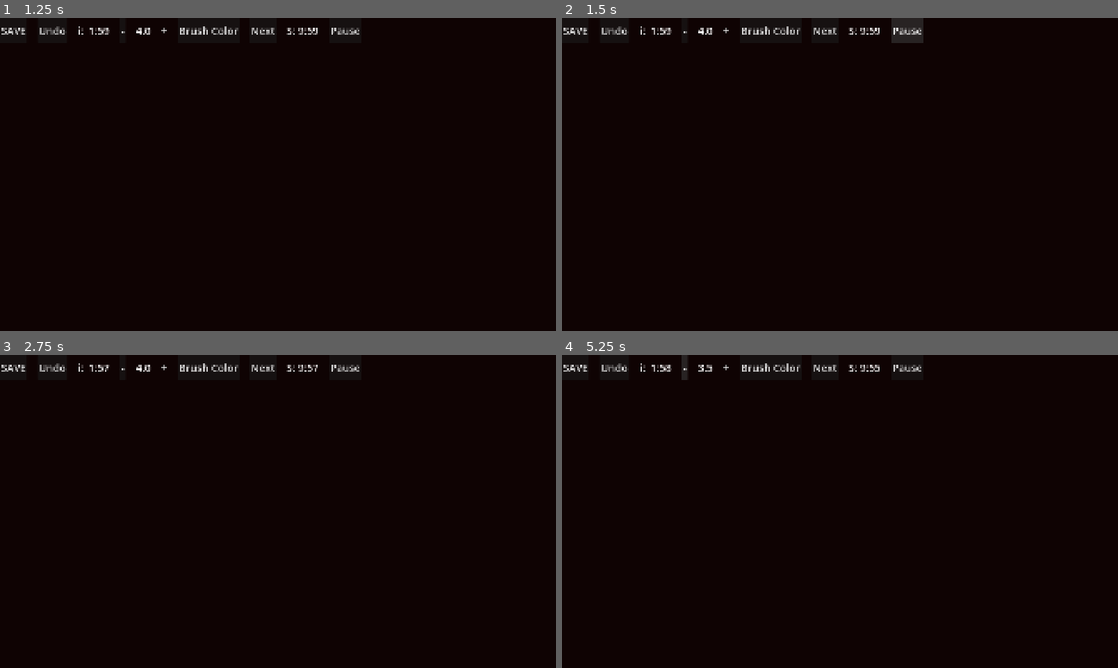
Above: before the commit, frames 1-4 (two rows, left to right).
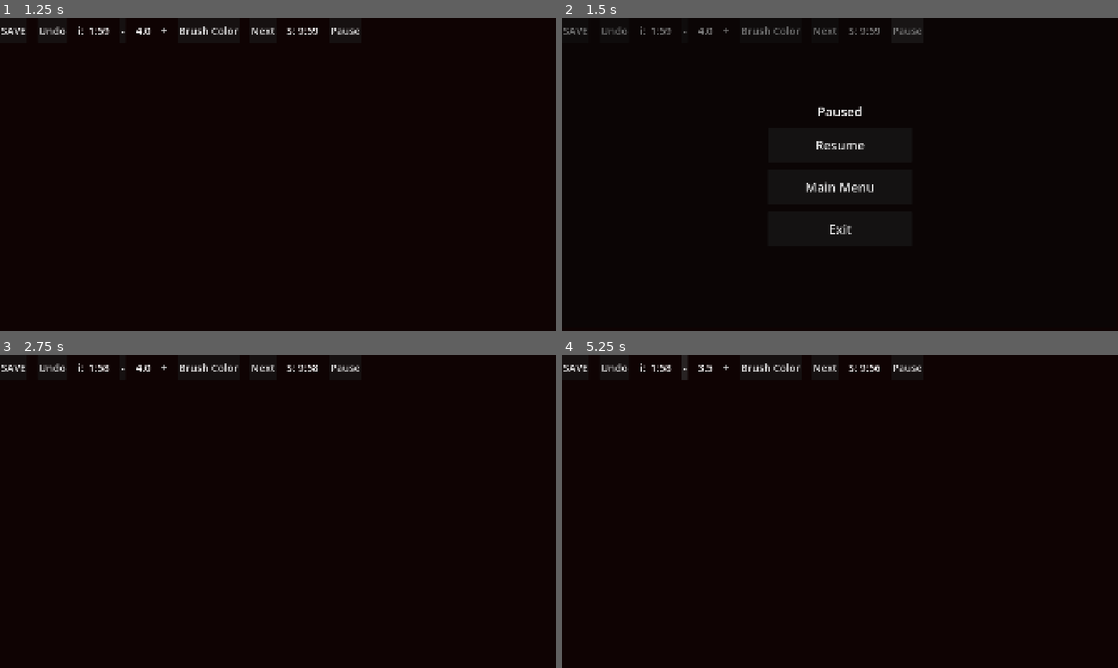
Above: after the commit, the same moments.

Repository: lovetocode/stylusTheft
Game: Godot game, scene res://main.tscn
Two runs of this game, one before a commit and one after it. Both use one fixed random seed, a clock stepped at 60 frames per second and the inputs below. The engine's default icon, where the game draws it, is replaced by a stand-in: a white triangle on a blue panel in a dark square.
Inputs (mouse positions are in pixels of both pictures, inside the frame that each line leads up to):
- Up to frame 1 (1.25 s): click "Start" at 0.5 s
- Up to frame 2 (1.5 s): click "Pause" at 1.25 s
- Up to frame 3 (2.75 s): click (278, 483) at 2 s, where only the run after the commit has a clickable "Resume"
- Up to frame 4 (5.25 s): click "Next" at 2.75 s; click "Next" at 3.5 s; click "Undo" at 4.25 s; click "-" at 5 s

Frame 1 is identical in both runs. In frame 2, 1.2% of the frame differs, in the area x 0-65%, y 2-70%; in frame 3, less than 0.1%; in frame 4, less than 0.1%.

Commit message:
finished pause menu

Diff:
--- /dev/null
+++ b/stylus-theft/Scripts/pause_menu.gd
@@ -0,0 +1,32 @@
+extends CanvasLayer
+
+@onready var resume_button: Button = $CenterContainer/VBoxContainer/ResumeButton
+@onready var menu_button: Button = $CenterContainer/VBoxContainer/QuitToMenuButton
+@onready var exit_button: Button = $CenterContainer/VBoxContainer/ExitButton
+
+func _ready() -> void:
+	process_mode = Node.PROCESS_MODE_ALWAYS
+	visible = false
+	resume_button.pressed.connect(close)
+	menu_button.pressed.connect(_on_menu_pressed)
+	exit_button.pressed.connect(func(): get_tree().quit())
+	exit_button.visible = not OS.has_feature("web")
+
+func open() -> void:
+	visible = true
+	get_tree().paused = true
+
+func close() -> void:
+	visible = false
+	get_tree().paused = false
+
+func _on_menu_pressed() -> void:
+	get_tree().paused = false
+	get_tree().change_scene_to_file("res://main.tscn")
+
+func _notification(what: int) -> void:
+	if what == NOTIFICATION_WM_GO_BACK_REQUEST:
+		if visible:
+			close()
+		else:
+			open()
--- a/stylus-theft/Scripts/tracing_canvas.gd
+++ b/stylus-theft/Scripts/tracing_canvas.gd
@@ -9,6 +9,7 @@
 @onready var gallery_loader = $GalleryLoader
 @onready var session_time_label = $ToolBar/session_time_label
 @onready var res_loader = $ResLoader
+@onready var pause_menu = $ToolBar/Pause/PauseMenu
 
 var sesson_elapsed: float = 0.0
 var session_active: bool = true
@@ -30,6 +31,7 @@
 	gallery_loader.scan_gallery()
 	image_source_choice()
 	timer.timeout.connect(_on_timer_timeout)
+	top_bar.pause_requested.connect(pause_menu.open)
 
 func _on_pixabay_image_ready(texture: ImageTexture) -> void:
 	reference.texture = texture
--- /dev/null
+++ b/stylus-theft/pause_menu.tscn
@@ -0,0 +1,58 @@
+[gd_scene format=3 uid="uid://bmyni7fdujd34"]
+
+[ext_resource type="Script" uid="uid://crdlstgvpi3c6" path="res://Scripts/pause_menu.gd" id="1_hdmo1"]
+
+[node name="PauseMenu" type="CanvasLayer" unique_id=33557398]
+process_mode = 3
+layer = 10
+script = ExtResource("1_hdmo1")
+
+[node name="Dim" type="ColorRect" parent="." unique_id=1796927811]
+anchors_preset = 15
+anchor_right = 1.0
+anchor_bottom = 1.0
+offset_left = -3.0
+offset_top = -13.0
+offset_right = -3.0
+offset_bottom = -13.0
+grow_horizontal = 2
+grow_vertical = 2
+color = Color(0.03137255, 0.03137255, 0.03137255, 0.50980395)
+
+[node name="CenterContainer" type="CenterContainer" parent="." unique_id=665131077]
+anchors_preset = 15
+anchor_right = 1.0
+anchor_bottom = 1.0
+grow_horizontal = 2
+grow_vertical = 2
+
+[node name="VBoxContainer" type="VBoxContainer" parent="CenterContainer" unique_id=1739584435]
+layout_mode = 2
+theme_override_constants/separation = 25
+
+[node name="Title" type="Label" parent="CenterContainer/VBoxContainer" unique_id=1928362725]
+process_physics_priority = -4
+layout_mode = 2
+theme_override_font_sizes/font_size = 44
+text = "Paused"
+horizontal_alignment = 1
+vertical_alignment = 1
+
+[node name="ResumeButton" type="Button" parent="CenterContainer/VBoxContainer" unique_id=976116123]
+custom_minimum_size = Vector2(500, 120)
+clip_contents = true
+layout_mode = 2
+theme_override_font_sizes/font_size = 44
+text = "Resume"
+
+[node name="QuitToMenuButton" type="Button" parent="CenterContainer/VBoxContainer" unique_id=2009868308]
+custom_minimum_size = Vector2(500, 120)
+layout_mode = 2
+theme_override_font_sizes/font_size = 44
+text = "Main Menu"
+
+[node name="ExitButton" type="Button" parent="CenterContainer/VBoxContainer" unique_id=41936081]
+custom_minimum_size = Vector2(500, 120)
+layout_mode = 2
+theme_override_font_sizes/font_size = 44
+text = "Exit"
--- a/stylus-theft/project.godot
+++ b/stylus-theft/project.godot
@@ -12,6 +12,7 @@
 
 config/name="stylusTheft"
 run/main_scene="uid://j1c5fqrnfofd"
+config/quit_on_go_back=false
 config/features=PackedStringArray("4.7", "Mobile")
 config/icon="res://icon.svg"
 
--- a/stylus-theft/tool_bar.gd
+++ b/stylus-theft/tool_bar.gd
@@ -5,6 +5,7 @@
 signal next_requested
 signal brush_size_changed(new_size: float)
 signal brush_color_changed(new_color: Color)
+signal pause_requested
 
 var brush_size_min: float = 1.0
 var brush_size_max: float = 40.0
@@ -21,6 +22,7 @@
 	$ColorSwatch/ColorPickerPopup.visible = false
 	$ColorSwatch.pressed.connect(_on_color_swatch_pressed)
 	$Next.pressed.connect(_on_next_pressed)
+	$Pause.pressed.connect(_on_pause_requested)
 
 func _on_undo_pressed():
 	undo_requested.emit()
@@ -53,3 +55,6 @@
 
 func _on_next_pressed():
 	next_requested.emit()
+
+func _on_pause_requested():
+	pause_requested.emit()
--- a/stylus-theft/tracing_canvas.tscn
+++ b/stylus-theft/tracing_canvas.tscn
@@ -26,6 +26,7 @@
 [ext_resource type="Texture2D" uid="uid://c1euq4e8iwr0f" path="res://images/ksenia-yakovleva-2deJb8E9hTk-unsplash.jpg" id="21_yekom"]
 [ext_resource type="Texture2D" uid="uid://b2nvtkxlcduvn" path="res://images/jacques-le-henaff-ic-13C3QhAI-unsplash.jpg" id="22_egs1v"]
 [ext_resource type="Texture2D" uid="uid://c0elgu5qqilad" path="res://images/towfiqu-barbhuiya-uNi4M3sHqOo-unsplash.jpg" id="23_qrqwa"]
+[ext_resource type="PackedScene" uid="uid://bmyni7fdujd34" path="res://pause_menu.tscn" id="27_gnepd"]
 
 [sub_resource type="StyleBoxTexture" id="StyleBoxTexture_56r6y"]
 
@@ -140,6 +141,8 @@
 text = "Pause
 "
 
+[node name="PauseMenu" parent="ToolBar/Pause" unique_id=33557398 instance=ExtResource("27_gnepd")]
+
 [node name="GameOverLabel" type="Label" parent="." unique_id=1537817882]
 visible = false
 offset_left = 713.0
Not shown, added: stylus-theft/Scripts/pause_menu.gd.uid
